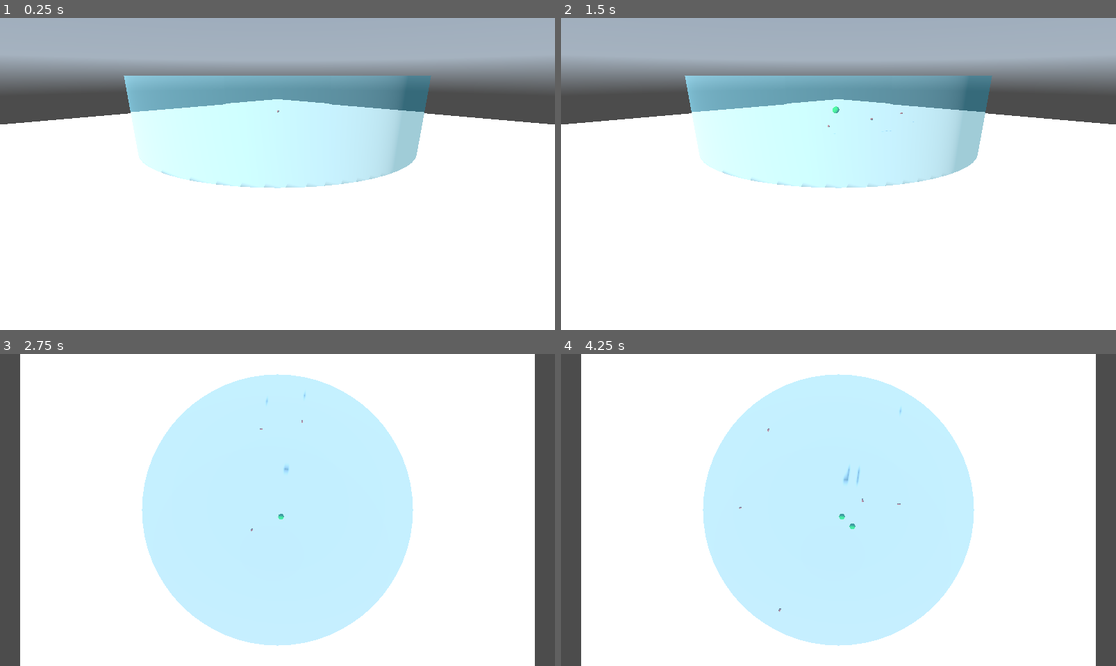
Above: before the commit, frames 1-4 (two rows, left to right).
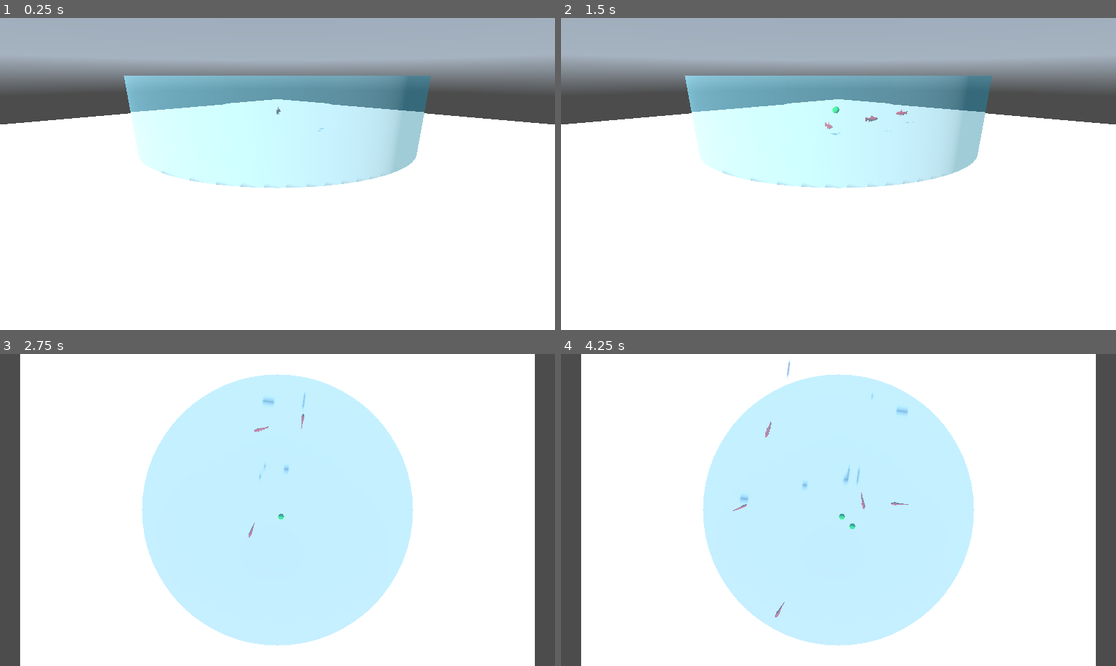
Above: after the commit, the same moments.

Repository: elegaanz/collective-behavior
Game: Godot game, scene res://Main.tscn
Same seed, same stepped clock (60 frames per second), same inputs: the game is played once before the commit and once after it. A sky picture missing from this copy of the repository is replaced by a grey-blue gradient.
Inputs:
- Up to frame 1 (0.25 s): no input
- Up to frame 2 (1.5 s): tap Z (spawn_fish) at 0.6 s; tap A (spawn_food) at 1.35 s
- Up to frame 3 (2.75 s): tap C (switch_camera) at 2.1 s
- Up to frame 4 (4.25 s): tap Z (spawn_fish) at 2.85 s; tap A (spawn_food) at 3.6 s

The runs differ from the first frame. In frame 1, less than 0.1% of the frame differs, in the area x 49-59%, y 28-37%; in frame 2, less than 0.1%; in frame 3, 0.1%; in frame 4, 0.2%, in the area x 30-63%, y 1-85%.

Commit message:
Fish looks like fish

Diff:
--- a/Fish.gd
+++ b/Fish.gd
@@ -25,7 +25,7 @@
 
 # Called when the node enters the scene tree for the first time.
 func _ready():
-	mesh = get_node("MeshInstance3D")
+	mesh = get_node("21859_Rainbow_Trout_v1")
 	scale_mesh()
 
 var w = [0.6, 0.4, 0.4, 1.0, 0.0, 0.2] # w1 to w6 (the index are shifted in Godot and go from 0 to 5)
--- a/Fish.tscn
+++ b/Fish.tscn
@@ -1,16 +1,9 @@
-[gd_scene load_steps=4 format=3 uid="uid://dck381fhv4f0j"]
+[gd_scene load_steps=3 format=3 uid="uid://dck381fhv4f0j"]
 
 [ext_resource type="Script" path="res://Fish.gd" id="1_cj1jw"]
-
-[sub_resource type="StandardMaterial3D" id="StandardMaterial3D_52jmv"]
-albedo_color = Color(0.729412, 0.188235, 0.129412, 1)
-
-[sub_resource type="CapsuleMesh" id="CapsuleMesh_6xcxd"]
-material = SubResource("StandardMaterial3D_52jmv")
+[ext_resource type="PackedScene" uid="uid://b3m2prxmepmje" path="res://Blender Meshes/21859_Rainbow_Trout_v1.obj" id="3_4kbe4"]
 
 [node name="Fish" type="Node3D" groups=["School"]]
 script = ExtResource("1_cj1jw")
 
-[node name="MeshInstance3D" type="MeshInstance3D" parent="."]
-transform = Transform3D(-4.37114e-09, 0.1, 0, -0.1, -4.37114e-09, 0, 0, 0, 0.1, 0, 0, 0)
-mesh = SubResource("CapsuleMesh_6xcxd")
+[node name="21859_Rainbow_Trout_v1" parent="." instance=ExtResource("3_4kbe4")]
--- a/project.godot
+++ b/project.godot
@@ -19,6 +19,15 @@
 
 run/main_run_args="--rendering-driver opengl3"
 
+[importer_defaults]
+
+wavefront_obj={
+"generate_tangents": true,
+"offset_mesh": Vector3(0, 0, 0),
+"optimize_mesh": true,
+"scale_mesh": Vector3(1, 1, 1)
+}
+
 [input]
 
 spawn_food={
Not shown, added: Blender Meshes/21859_Rainbow_Trout_v1.mtl
Not shown, added: Blender Meshes/21859_Rainbow_Trout_v1.obj
Not shown, added: Blender Meshes/21859_Rainbow_Trout_v1.obj.import
Not shown, removed: first-report/Capture.PNG.import
Not shown, removed: first-report/fig5.png.import
Not shown, removed: first-report/figure3.PNG.import
Not shown, removed: first-report/poisson2.png.import
